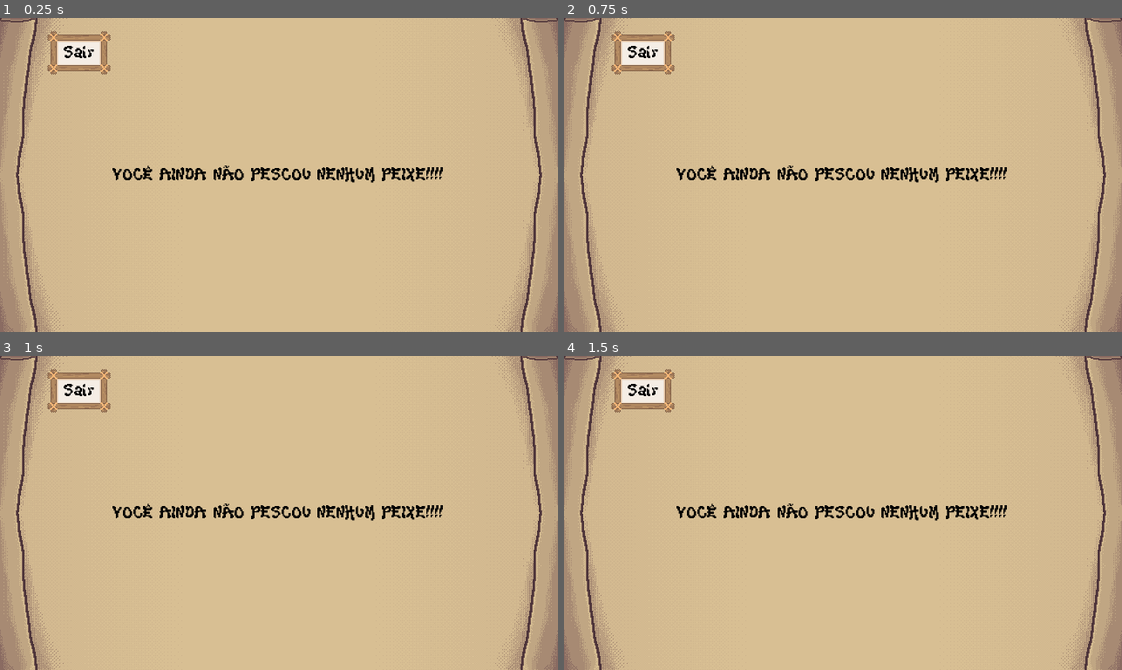
Above: before the commit, frames 1-4 (two rows, left to right).
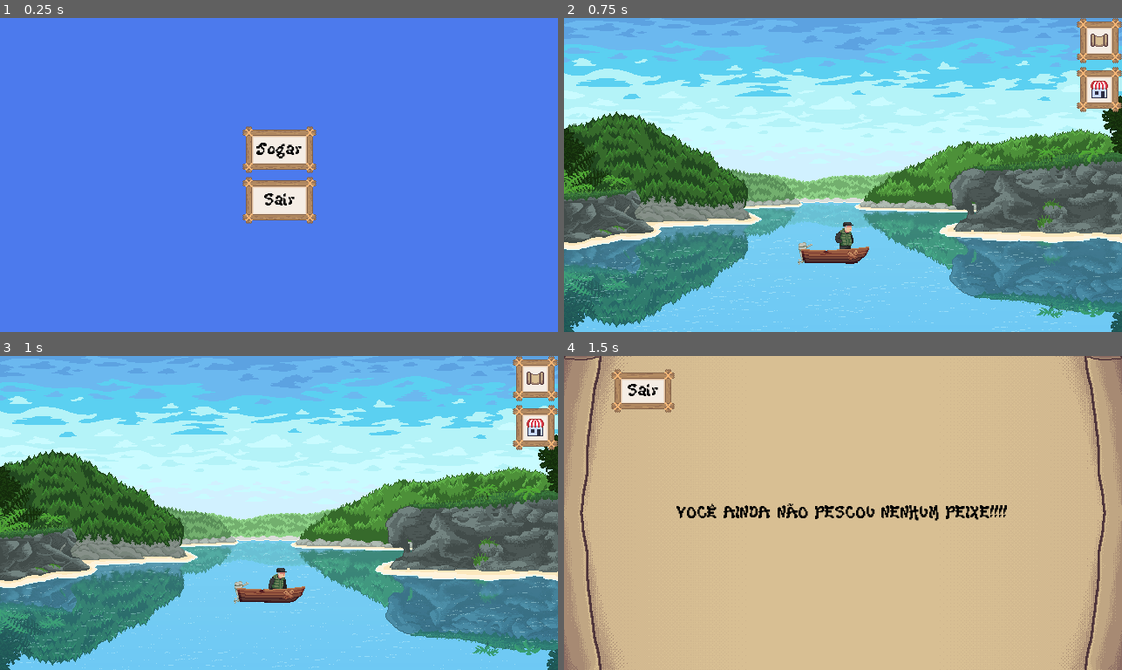
Above: after the commit, the same moments.

Repository: Bad-Onion/gyotaku
Game: Godot game, scene res://main.tscn
Two runs of this game, one before a commit and one after it. Both use one fixed random seed, a clock stepped at 60 frames per second and the inputs below. Before the commit the project starts from res://scenes/minigames/catalogo.tscn. Sound files missing from this copy of the repository are replaced by a short silence.
Inputs (mouse positions are in pixels of both pictures, inside the frame that each line leads up to):
- Up to frame 1 (0.25 s): no input
- Up to frame 2 (0.75 s): click (843, 149) at 0.5 s, where only the run after the commit has a clickable "Jogar"
- Up to frame 3 (1 s): no input
- Up to frame 4 (1.5 s): click (1099, 377) at 1.27 s

The runs differ from the first frame. In frame 1, 100% of the frame differs, in the area x 0-100%, y 0-100%; in frame 2, 100%; in frame 3, 100%; in frame 4, nothing differs.

Commit message:
fix catalog back button

Diff:
--- a/gyotaku/core/game_states/catalog_state.gd
+++ b/gyotaku/core/game_states/catalog_state.gd
@@ -1,6 +1,8 @@
 class_name CatalogState
 extends GameState
 
+
+@export var catalog_ui: Control
 
 var _is_pausing: bool = false
 
@@ -11,25 +13,36 @@
 		state_machine.state_changed.connect(_on_global_state_changed)
 
 
-func get_id() -> int:
-	return GameStates.State.CATALOG
-
-
 func enter() -> void:
 	if _is_pausing:
 		_is_pausing = false
 
 	get_tree().paused = true
 
+	if catalog_ui:
+		if not catalog_ui.back_requested.is_connected(_on_back_requested):
+			catalog_ui.back_requested.connect(_on_back_requested)
+
+		catalog_ui.show()
+
+
+func get_id() -> int:
+	return GameStates.State.CATALOG
+
 
 func exit() -> void:
+	print("Saindo do catalog state")
 	if _is_pausing:
 		pass
 	else:
 		get_tree().paused = false
 
+	if catalog_ui:
+		catalog_ui.hide()
+
 
 func _on_back_requested() -> void:
+	print("On back requested")
 	_is_pausing = false
 	transitioned.emit(self, GameStates.State.PLAYING)
 
--- a/gyotaku/main.tscn
+++ b/gyotaku/main.tscn
@@ -8,11 +8,13 @@
 [ext_resource type="PackedScene" uid="uid://cv55e06k5bift" path="res://scenes/ui/coin_hud/coin_hud.tscn" id="4_dg77c"]
 [ext_resource type="Script" uid="uid://c1dbsjxnrqvmi" path="res://core/game_states/playing_state.gd" id="5_7mycd"]
 [ext_resource type="PackedScene" uid="uid://bnk2jwk8ek25f" path="res://scenes/levels/level_1/level_1.tscn" id="6_272bh"]
+[ext_resource type="PackedScene" uid="uid://pd1h80fdgo1f" path="res://scenes/minigames/catalogo.tscn" id="6_vivmo"]
 [ext_resource type="Script" uid="uid://y743pjc6d1ba" path="res://core/game_states/pause_state.gd" id="7_272bh"]
 [ext_resource type="Script" uid="uid://bbasgoop7b4k5" path="res://core/game_states/market_state.gd" id="9_4c57u"]
 [ext_resource type="Resource" uid="uid://cgbak6mlrs4ic" path="res://resources/fishing_upgrades/player_fishing_upgrades.tres" id="10_4c57u"]
-[ext_resource type="Script" uid="uid://bgs43pjot25cq" path="res://core/economy_system.gd" id="11_efxa6"]
-[ext_resource type="Script" uid="uid://de2kjg36ieaew" path="res://core/save_system.gd" id="13_ycdy4"]
+[ext_resource type="Script" path="res://core/economy_system.gd" id="11_efxa6"]
+[ext_resource type="Script" uid="uid://dmiot77hxig6c" path="res://core/game_states/catalog_state.gd" id="13_2cqfq"]
+[ext_resource type="Script" path="res://core/save_system.gd" id="13_ycdy4"]
 [ext_resource type="Resource" uid="uid://4q1g20kx4k1o" path="res://resources/main_catalog.tres" id="14_w48qg"]
 
 [node name="Main" type="Node2D" unique_id=809898196]
@@ -24,6 +26,10 @@
 visible = false
 economy_system = NodePath("../../EconomySystem")
 upgrades = ExtResource("10_4c57u")
+
+[node name="CatalogUI" parent="UIContainer" unique_id=1923325422 instance=ExtResource("6_vivmo")]
+visible = false
+catalog = ExtResource("14_w48qg")
 
 [node name="CoinHUD" parent="UIContainer" unique_id=2050263438 node_paths=PackedStringArray("economy_system") instance=ExtResource("4_dg77c")]
 economy_system = NodePath("../../EconomySystem")
@@ -63,6 +69,10 @@
 upgrades = ExtResource("10_4c57u")
 economy_system = NodePath("../../EconomySystem")
 
+[node name="CatalogState" type="Node" parent="GameStateMachine" unique_id=597173765 node_paths=PackedStringArray("catalog_ui")]
+script = ExtResource("13_2cqfq")
+catalog_ui = NodePath("../../UIContainer/CatalogUI")
+
 [node name="EconomySystem" type="Node" parent="." unique_id=1445282508]
 script = ExtResource("11_efxa6")
 
--- a/gyotaku/project.godot
+++ b/gyotaku/project.godot
@@ -11,7 +11,7 @@
 [application]
 
 config/name="gyotaku"
-run/main_scene="uid://pd1h80fdgo1f"
+run/main_scene="uid://di2taruoodm0o"
 config/features=PackedStringArray("4.6", "Forward Plus")
 config/icon="res://assets/icons/icon.svg"
 
@@ -28,6 +28,7 @@
 window/size/initial_position_type=3
 window/stretch/mode="canvas_items"
 window/stretch/scale_mode="integer"
+<<<<<<<HEADwindow/stretch/mode="canvas_items"
 
 [gui]
 
--- a/gyotaku/scenes/minigames/catalogo.tscn
+++ b/gyotaku/scenes/minigames/catalogo.tscn
@@ -3,18 +3,18 @@
 [ext_resource type="Script" uid="uid://ttl0ihm3pvm5" path="res://scripts/catalogo_manager.gd" id="1_cykm1"]
 [ext_resource type="PackedScene" uid="uid://bobyx43df4on0" path="res://scenes/minigames/peixe_catalogo.tscn" id="1_lrpdc"]
 [ext_resource type="Texture2D" uid="uid://bqj1dwpchdo6j" path="res://assets/background/CenaCatalogo.png" id="2_8wrta"]
+[ext_resource type="Resource" uid="uid://4q1g20kx4k1o" path="res://resources/main_catalog.tres" id="2_akqbu"]
 [ext_resource type="Material" uid="uid://cy6ns2hik1l2k" path="res://shader/shader_papel_decente.tres" id="3_3aiqf"]
-[ext_resource type="Script" uid="uid://0bnbjp2ba4iu" path="res://scripts/peixes_seletor.gd" id="4_747k7"]
+[ext_resource type="Script" path="res://scripts/peixes_seletor.gd" id="4_747k7"]
 [ext_resource type="Texture2D" uid="uid://looocptmvug0" path="res://assets/peixes/Raya sem contornos p%b.png" id="5_bgowf"]
-[ext_resource type="Script" uid="uid://bis58b30cdteo" path="res://scripts/carimbar.gd" id="5_uq8ag"]
+[ext_resource type="Script" path="res://scripts/carimbar.gd" id="5_uq8ag"]
 [ext_resource type="Texture2D" uid="uid://dwqi2tr1fbc4i" path="res://assets/peixes/peixetest.png" id="7_k7br0"]
 [ext_resource type="Texture2D" uid="uid://o2j2kqbdc7n" path="res://assets/peixes/Raya pequena1.png" id="8_5uvc8"]
 [ext_resource type="Texture2D" uid="uid://cs6obyilhc7fe" path="res://assets/peixes/Enguia Demonio/Enguia pequena.png" id="9_ggxav"]
-[ext_resource type="PackedScene" uid="uid://v74jwe10ydnv" path="res://scenes/SaveManager.tscn" id="10_8wrta"]
 [ext_resource type="Texture2D" uid="uid://bllyqiyhkaamq" path="res://assets/peixes/Fantasma/Fantasma pequeno.png" id="10_akqbu"]
 [ext_resource type="StyleBox" uid="uid://odrg3nh1h5o1" path="res://assets/background/nine_botao.tres" id="10_bx3c7"]
 [ext_resource type="FontFile" uid="uid://c02fyhip3telr" path="res://assets/fontes/KiwiSoda.ttf" id="10_i0u0o"]
-[ext_resource type="Script" uid="uid://boilf6cc1626h" path="res://scenes/minigames/sair.gd" id="14_akqbu"]
+[ext_resource type="AudioStream" uid="uid://cv044wmmpvgig" path="res://assets/sons/carimbo.ogg" id="15_akqbu"]
 
 [sub_resource type="CanvasItemMaterial" id="CanvasItemMaterial_akqbu"]
 blend_mode = 3
@@ -47,6 +47,7 @@
 [sub_resource type="StyleBoxEmpty" id="StyleBoxEmpty_8wrta"]
 
 [node name="Catalogo" type="Control" unique_id=1923325422]
+process_mode = 3
 layout_mode = 3
 anchors_preset = 15
 anchor_right = 1.0
@@ -55,6 +56,7 @@
 grow_vertical = 2
 mouse_filter = 2
 script = ExtResource("1_cykm1")
+catalog = ExtResource("2_akqbu")
 
 [node name="TextureRect" type="TextureRect" parent="." unique_id=628513258]
 texture_filter = 1
@@ -187,6 +189,7 @@
 script = ExtResource("5_uq8ag")
 
 [node name="Sair" type="Button" parent="." unique_id=1857928946]
+unique_name_in_owner = true
 texture_filter = 1
 layout_mode = 0
 offset_left = 54.0
@@ -201,7 +204,6 @@
 theme_override_styles/pressed = ExtResource("10_bx3c7")
 theme_override_styles/hover = ExtResource("10_bx3c7")
 text = "Sair"
-script = ExtResource("14_akqbu")
 
 [node name="NomeDoPeixe" type="LineEdit" parent="." unique_id=1941594480]
 layout_mode = 0
@@ -282,8 +284,6 @@
 horizontal_alignment = 1
 autowrap_mode = 2
 
-[node name="SaveManager" parent="." unique_id=1434010696 instance=ExtResource("10_8wrta")]
-
 [node name="AvisoVazio" type="Label" parent="." unique_id=1795255921]
 visible = false
 layout_mode = 1
@@ -292,11 +292,13 @@
 anchor_bottom = 1.0
 grow_horizontal = 2
 grow_vertical = 2
-mouse_filter = 0
 theme_override_colors/font_color = Color(0, 0, 0, 1)
 text = "VOCÊ AINDA NÃO PESCOU NENHUM PEIXE!!!!"
 horizontal_alignment = 1
 vertical_alignment = 1
+
+[node name="CatalogMusic" type="AudioStreamPlayer" parent="." unique_id=374169791]
+stream = ExtResource("15_akqbu")
 
 [connection signal="pressed" from="Peixes/gurukun" to="Peixes/gurukun" method="_on_pressed"]
 [connection signal="pressed" from="Peixes/raya" to="Peixes/raya" method="_on_pressed"]
@@ -305,5 +307,4 @@
 [connection signal="pressed" from="Proximo" to="." method="_on_proximo_pressed"]
 [connection signal="pressed" from="Anterior" to="." method="_on_anterior_pressed"]
 [connection signal="pressed" from="Carimbar" to="Carimbar" method="_on_pressed"]
-[connection signal="pressed" from="Sair" to="Sair" method="_on_pressed"]
 [connection signal="text_changed" from="NomeDoPeixe" to="." method="_on_nome_do_peixe_text_changed"]
--- a/gyotaku/scenes/trans/transicao.tscn
+++ b/gyotaku/scenes/trans/transicao.tscn
@@ -2,7 +2,6 @@
 
 [ext_resource type="Script" uid="uid://cp45olryn5h7g" path="res://scenes/trans/transicao.gd" id="1_otoi2"]
 [ext_resource type="AudioStream" uid="uid://c4xupif4n12e6" path="res://assets/sons/CARIMBO.wav" id="2_ghneq"]
-[ext_resource type="AudioStream" uid="uid://cv044wmmpvgig" path="res://assets/sons/carimbo.ogg" id="3_itk0k"]
 [ext_resource type="AudioStream" uid="uid://6k5qq436s11q" path="res://assets/sons/changebutton.wav" id="4_0a1t6"]
 [ext_resource type="AudioStream" uid="uid://cmio3jqxum0rv" path="res://assets/sons/pressbutton.wav" id="5_i7ive"]
 
@@ -23,11 +22,6 @@
 stream = ExtResource("2_ghneq")
 volume_db = 3.0
 
-[node name="MusicaFundo" type="AudioStreamPlayer" parent="." unique_id=523548167]
-stream = ExtResource("3_itk0k")
-volume_db = -4.0
-autoplay = true
-
 [node name="SfxHover" type="AudioStreamPlayer" parent="." unique_id=1831217503]
 stream = ExtResource("4_0a1t6")
 volume_db = -5.0
--- a/gyotaku/scripts/catalogo_manager.gd
+++ b/gyotaku/scripts/catalogo_manager.gd
@@ -1,4 +1,9 @@
 extends Control
+
+
+signal back_requested
+
+@export var catalog: FishCatalog
 
 @onready var peixe_catalogo: SubViewport = $PeixeCatalogo
 @onready var pintura: Sprite2D = $PeixeCatalogo/Peixe/Pintura
@@ -20,9 +25,10 @@
 @onready var botao_carimbar: Button = $Carimbar
 @onready var aviso_vazio: Label = $AvisoVazio
 
-const CAMINHO_SAVE = "user://save_do_jogo.json"
+@onready var catalog_music: AudioStreamPlayer = $CatalogMusic
+@onready var back_button: Button = %Sair
 
-var save_do_jogo : Dictionary = {}
+
 var tipo : String
 var regex = RegEx.new()
 
@@ -35,19 +41,26 @@
 
 	posicao_original_peixe_x = peixe.global_position.x
 
-	carregar_save_completo()
+	visibility_changed.connect(_on_visibility_changed)
+
+	if back_button:
+		for connection in back_button.pressed.get_connections():
+			back_button.pressed.disconnect(connection.callable)
+		back_button.pressed.connect(_on_back_pressed)
+
+	if not catalog:
+		push_error("Catalogo resource missing! Arraste o main_catalog.tres para o Inspector.")
+		return
 
 	var primeiro_peixe_disponivel = atualizar_botoes_de_selecao()
+
 	if primeiro_peixe_disponivel != "":
 		alternar_interface(true)
-
-		if Global.ultimo_peixe_carimbado != "" and save_do_jogo.has(Global.ultimo_peixe_carimbado) and save_do_jogo[Global.ultimo_peixe_carimbado]["pego"] == true:
-			trocar_peixe_na_tela(Global.ultimo_peixe_carimbado)
-		else:
-			trocar_peixe_na_tela(primeiro_peixe_disponivel)
+		trocar_peixe_na_tela(primeiro_peixe_disponivel)
 	else:
 		# Se retornou "", é porque não tem nenhum botão visível
 		alternar_interface(false)
+
 
 func atualizar_botoes_de_selecao(peixe_alvo: String = "") -> String:
 	botoes_desbloqueados.clear()
@@ -58,8 +71,11 @@
 			botao.visible = false
 			var id_peixe = botao.name
 
-			if save_do_jogo.has(id_peixe) and save_do_jogo[id_peixe]["pego"] == true:
+			var entry = catalog.get_entry(id_peixe)
+
+			if entry and entry.is_caught:
 				botoes_desbloqueados.append(botao)
+
 				if primeiro_peixe == "":
 					primeiro_peixe = id_peixe
 
@@ -118,8 +134,8 @@
 		peixe.global_position.x = posicao_original_peixe_x
 		if peixe.material:
 			peixe.material.set_shader_parameter("ativar_fade", false)
+
 	atualizar_textos_da_tela(tipo)
-
 	peixe_catalogo.atualizar_peixe(tipo)
 	adicionar_peixe_ao_catalogo()
 
@@ -134,41 +150,17 @@
 		caixa_de_texto.text = texto_limpo
 		caixa_de_texto.caret_column = clamp(posicao_cursor - 1, 0, texto_limpo.length())
 
-	save_text(texto_limpo)
-
-func save_text(conteudo_digitado : String):
-	if save_do_jogo.has(tipo):
-		save_do_jogo[tipo]["apelido"] = conteudo_digitado
-
-		var texto_json = JSON.stringify(save_do_jogo, "\t")
-
-		var file = FileAccess.open(CAMINHO_SAVE, FileAccess.WRITE)
-		if file:
-			file.store_string(texto_json)
-			file.close()
-		else:
-			print("Erro em escrever no arquivo")
-
-func carregar_save_completo():
-	if FileAccess.file_exists(CAMINHO_SAVE):
-		var file = FileAccess.open(CAMINHO_SAVE, FileAccess.READ)
-		if file:
-			var texto_do_arquivo = file.get_as_text()
-			file.close()
-			var json_convertido = JSON.parse_string(texto_do_arquivo)
-			if json_convertido != null and typeof(json_convertido) == TYPE_DICTIONARY:
-				save_do_jogo = json_convertido
-			print("Save carregado na memória.")
-		else:
-			print("Erro para abrir o arquivo de save")
-	else:
-		print("Arquivo de save não encontrado no Catálogo.")
+	if catalog:
+		catalog.set_fish_nickname(tipo, texto_limpo)
 
 func atualizar_textos_da_tela(tipo_buscado : String):
-	if save_do_jogo.has(tipo_buscado):
-		caixa_de_texto.text = save_do_jogo[tipo_buscado]["apelido"]
-		desc.text = save_do_jogo[tipo_buscado]["descricao"]
-		nome_cien.text = save_do_jogo[tipo_buscado]["nome"]
+	var entry = catalog.get_entry(tipo_buscado)
+
+	if entry:
+		caixa_de_texto.text = entry.nickname
+		# TODO: instead of getting the name and description from the json, get it from the resources
+		desc.text = entry.description
+		nome_cien.text = entry.name
 	else:
 		caixa_de_texto.text = ""
 		desc.text = "Descrição desconhecida"
@@ -178,3 +170,16 @@
 	if event is InputEventMouseButton and event.pressed and event.button_index == MOUSE_BUTTON_LEFT:
 		if caixa_de_texto.has_focus():
 			caixa_de_texto.release_focus()
+
+
+func _on_visibility_changed() -> void:
+	if catalog_music:
+		if visible:
+			catalog_music.play()
+		else:
+			catalog_music.stop()
+
+
+func _on_back_pressed() -> void:
+	print("Catalog 'Sair' button pressed cleanly!")
+	back_requested.emit()
